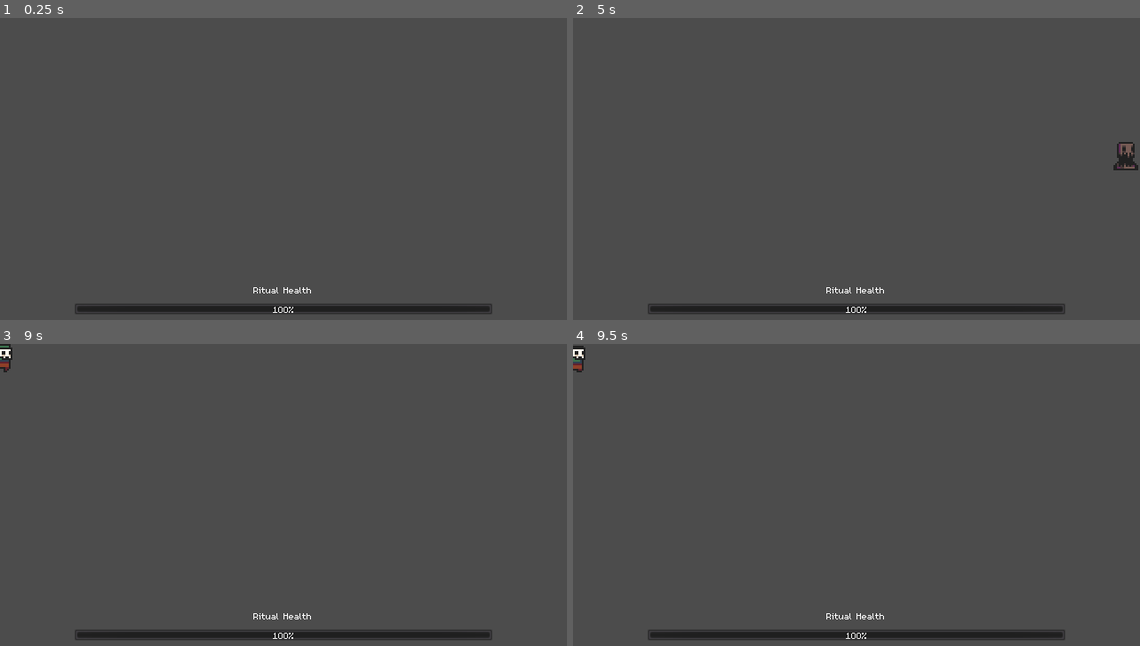
Above: before the commit, frames 1-4 (two rows, left to right).
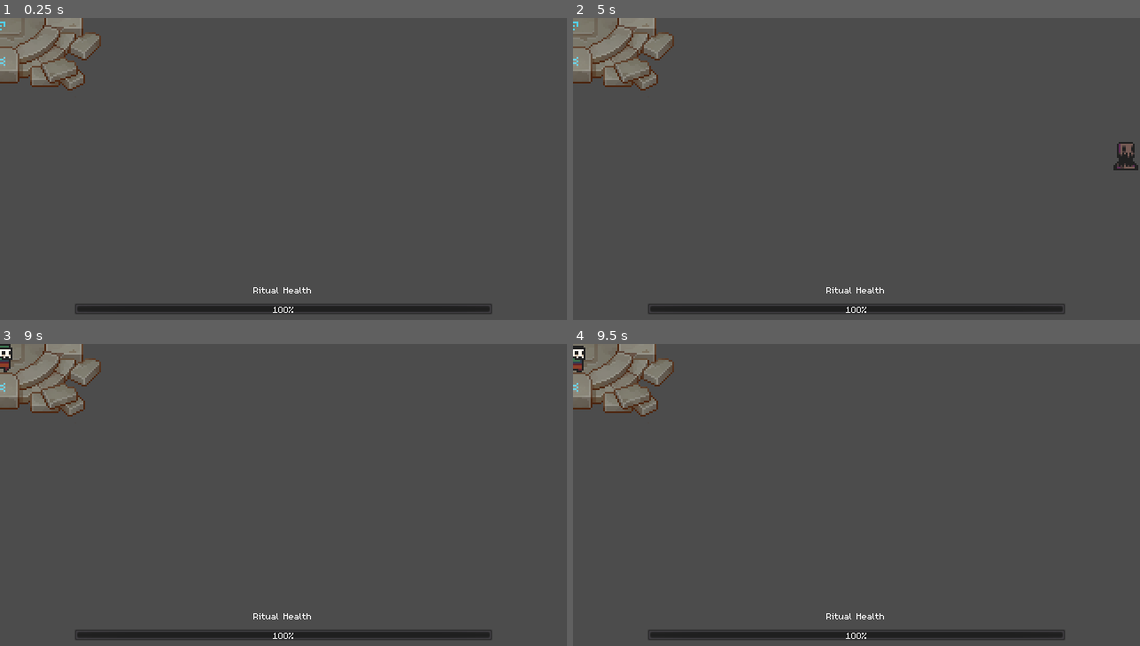
Above: after the commit, the same moments.

Repository: Okayu-Thonk/cut-of-the-tamb
Game: Godot game, scene res://levels/level.tscn
The game is run twice, just before and just after one commit, with the same random seed, the same clock (stepped at 60 frames per second) and the same inputs. This scene is started directly instead of the project's main scene.
Inputs (mouse positions are in pixels of both pictures, inside the frame that each line leads up to):
- Up to frame 1 (0.25 s): no input
- Up to frame 2 (5 s): tap Enter at 0.5, 2, 3.5 s; move the mouse to (981, 162) at 0.52 s; hold D (right) 0.53-1.28 s; tap Space at 1.25, 2.75, 4.25 s; move the mouse to (743, 193) at 1.27 s; hold S (down) 1.28-2.03 s; move the mouse to (913, 108) at 2.02 s; hold D (right) 2.03-2.78 s; move the mouse to (828, 241) at 2.77 s; hold W (up) 2.78-3.53 s; move the mouse to (1026, 226) at 3.52 s; hold A (left) from 3.53 s (still down); move the mouse to (686, 129) at 4.27 s
- Up to frame 3 (9 s): move the mouse to (311, 504) at 5.02 s; release A (left) at 5.03 s; hold S (down) 5.03-5.78 s; move the mouse to (198, 422) at 5.77 s; hold D (right) 5.78-6.53 s; move the mouse to (408, 488) at 6.52 s; hold W (up) 6.53-7.28 s; move the mouse to (170, 519) at 7.27 s; hold D (right) 7.28-8.03 s; move the mouse to (340, 434) at 8.02 s; hold S (down) 8.03-8.78 s; move the mouse to (255, 567) at 8.77 s; hold A (left) from 8.78 s (still down)
- Up to frame 4 (9.5 s): keep holding A (left)

The runs differ from the first frame. In frame 1, 3.1% of the frame differs, in the area x 0-18%, y 0-25%; in frame 2, 3.1%; in frame 3, 2.9%; in frame 4, 2.9%.

Commit message:
enemy attack

Diff:
--- a/entities/enemies/heretic_ranged/heretic_ranged.gd
+++ b/entities/enemies/heretic_ranged/heretic_ranged.gd
@@ -9,6 +9,7 @@
 
 export var acceleration: int = 100
 export var friction: float = 0.7
+export var projectile: PackedScene
 
 onready var animation: AnimationPlayer = $Animation
 onready var sprite: Sprite  = $Sprite
@@ -20,31 +21,33 @@
 var state: int = State.IDLE
 
 
+
 func _ready():
 	var _x = GlobalSignal.connect("ritual_coordinate_sent", self, "_on_coord_received")
 	GlobalSignal.emit_signal("enemy_spawned", enemy_type)
 
 
 func _process(delta: float) -> void:
-	_move(delta)
-	_sprite_handler()
-
+  _move(delta)
+  _sprite_handler()
 
 func _sprite_handler():
   var ritual_direction: Vector2 = get_ritual_direction()
-  if velocity.length() > 10:
-    animation.play("move")
+  if velocity.length() > 20:
+	  animation.play("move")
   else:
-    animation.play("idle")
+	  animation.play("idle")
   _flip_character_sprite(ritual_direction)
 
 
 func _move(delta: float) -> void:
-	if state == State.MOVING:
-		velocity = move_and_slide(velocity)
-		velocity += acceleration * self.global_position.direction_to(ritual_coordinate) * delta * 60
-		velocity = lerp(velocity, Vector2.ZERO, friction)
+  if state == State.MOVING:
+	  velocity = move_and_slide(velocity)
+	  velocity += acceleration * self.global_position.direction_to(ritual_coordinate) * delta * 60
+  if (ritual_coordinate - global_position).length() < randi() % 150:
+	  state = State.ATTACKING
 
+  velocity = lerp(velocity, Vector2.ZERO, friction)
 
 func _on_coord_received(coord: Vector2) -> void:
 	ritual_coordinate = coord
@@ -53,15 +56,25 @@
 
 func _flip_character_sprite(ritual_direction):
   if ritual_direction.x < 0 and sign(sprite.scale.x) != sign(ritual_direction.x):
-    weapon.scale.x *= -1
-    sprite.scale.x *= -1
+	  weapon.scale.x *= -1
+	  sprite.scale.x *= -1
   elif ritual_direction.x > 0 and sign(sprite.scale.x) != sign(ritual_direction.x):
-    weapon.scale.x *= -1
-    sprite.scale.x *= -1
+	  weapon.scale.x *= -1
+	  sprite.scale.x *= -1
   if ritual_direction.x > 0:
-    weapon.position.x = 11
+	  weapon.position.x = 11
   else:
-    weapon.position.x = -11
+	  weapon.position.x = -11
 
 func get_ritual_direction() -> Vector2:
   return (ritual_coordinate - global_position).normalized()
+
+
+func _on_AttackTimer_timeout():
+  if state == State.ATTACKING:
+	  var projectile_instance = projectile.instance()
+	  projectile_instance.ritual_coordinate = ritual_coordinate
+	  projectile_instance.direction = get_ritual_direction()
+	  projectile_instance.origin = global_position
+	  add_child(projectile_instance)
+	  projectile_instance.launch()
--- a/entities/enemies/heretic_ranged/heretic_ranged.tscn
+++ b/entities/enemies/heretic_ranged/heretic_ranged.tscn
@@ -1,8 +1,9 @@
-[gd_scene load_steps=8 format=2]
+[gd_scene load_steps=9 format=2]
 
 [ext_resource path="res://entities/enemies/heretic_ranged/heretic_ranged.png" type="Texture" id=1]
 [ext_resource path="res://entities/enemies/heretic_ranged/heretic_ranged_weapon.png" type="Texture" id=2]
 [ext_resource path="res://entities/enemies/heretic_ranged/heretic_ranged.gd" type="Script" id=3]
+[ext_resource path="res://entities/enemies/heretic_ranged/heretic_ranged_projectile.tscn" type="PackedScene" id=4]
 
 [sub_resource type="RectangleShape2D" id=1]
 extents = Vector2( 4.5, 3 )
@@ -94,6 +95,7 @@
 
 [node name="HereticRanged" type="KinematicBody2D"]
 script = ExtResource( 3 )
+projectile = ExtResource( 4 )
 
 [node name="Sprite" type="Sprite" parent="."]
 texture = ExtResource( 1 )
@@ -114,3 +116,9 @@
 
 [node name="Sprite" type="Sprite" parent="Weapon"]
 texture = ExtResource( 2 )
+
+[node name="AttackTimer" type="Timer" parent="."]
+wait_time = 2.0
+autostart = true
+
+[connection signal="timeout" from="AttackTimer" to="." method="_on_AttackTimer_timeout"]
--- /dev/null
+++ b/entities/enemies/heretic_ranged/heretic_ranged_projectile.gd
@@ -0,0 +1,21 @@
+extends Area2D
+class_name SingleTarget
+
+export var speed: int = 200
+export var damage: int
+export var knockback_strength: float
+onready var sprite: Sprite = $Sprite
+onready var collision: CollisionShape2D = $CollisionShape2D
+var direction = Vector2.ZERO
+
+var ritual_coordinate: Vector2
+var origin: Vector2
+
+
+func _process(delta):
+	global_position += speed * direction * delta
+
+
+func launch():
+	var angle = ((global_position - ritual_coordinate).normalized()).angle()
+	sprite.rotate(angle)
--- /dev/null
+++ b/entities/enemies/heretic_ranged/heretic_ranged_projectile.tscn
@@ -0,0 +1,17 @@
+[gd_scene load_steps=4 format=2]
+
+[ext_resource path="res://entities/enemies/heretic_ranged/heretic_ranged_projectile.png" type="Texture" id=1]
+[ext_resource path="res://entities/enemies/heretic_ranged/heretic_ranged_projectile.gd" type="Script" id=2]
+
+[sub_resource type="CircleShape2D" id=1]
+radius = 4.47214
+
+[node name="Area2D" type="Area2D"]
+script = ExtResource( 2 )
+
+[node name="Sprite" type="Sprite" parent="."]
+texture = ExtResource( 1 )
+
+[node name="CollisionShape2D" type="CollisionShape2D" parent="."]
+position = Vector2( 0, -3 )
+shape = SubResource( 1 )
--- a/levels/level_one/level_one.tscn
+++ b/levels/level_one/level_one.tscn
@@ -151,6 +151,7 @@
 0/z_index = 0
 
 [node name="LevelOne" instance=ExtResource( 1 )]
+stage_time_in_seconds = 10
 
 [node name="CanvasModulate" parent="." index="0"]
 color = Color( 0.541176, 0.572549, 1, 1 )
@@ -161,10 +162,9 @@
 
 [node name="Props" parent="." index="2"]
 tile_set = SubResource( 2 )
-tile_data = PoolIntArray( 0, 0, 0 )
 
 [node name="Ritual" parent="." index="3"]
-position = Vector2( 49, 48 )
+position = Vector2( 162, 97 )
 
 [node name="Character" parent="YSort" index="0" instance=ExtResource( 5 )]
 
@@ -174,6 +174,9 @@
 texture_scale = 1.51
 energy = 0.58
 range_height = -92.4
+
+[node name="Control" parent="Warning" index="0"]
+mouse_filter = 2
 
 [node name="StageTimer" parent="." index="10"]
 autostart = false
--- a/objects/ritual/ritual.gd
+++ b/objects/ritual/ritual.gd
@@ -34,3 +34,7 @@
 func _on_enemy_spawned(type: String):
 	print("enemy spawned" + type)
 	GlobalSignal.emit_signal("ritual_coordinate_sent", self.global_position)
+
+
+func _on_Hurtbox_area_entered(area:Area2D):
+  set_health(health-10)
--- a/objects/ritual/ritual.tscn
+++ b/objects/ritual/ritual.tscn
@@ -1,12 +1,17 @@
-[gd_scene load_steps=3 format=2]
+[gd_scene load_steps=5 format=2]
 
 [ext_resource path="res://assets/theme.tres" type="Theme" id=1]
 [ext_resource path="res://objects/ritual/ritual.gd" type="Script" id=2]
+[ext_resource path="res://objects/ritual/altar.png" type="Texture" id=3]
+
+[sub_resource type="CircleShape2D" id=1]
+radius = 46.2709
 
 [node name="Ritual" type="Node2D"]
 script = ExtResource( 2 )
 
-[node name="altar" type="Sprite" parent="."]
+[node name="Sprite" type="Sprite" parent="."]
+texture = ExtResource( 3 )
 
 [node name="AnimationPlayer" type="AnimationPlayer" parent="."]
 
@@ -42,4 +47,10 @@
 [node name="FaithTimer" type="Timer" parent="."]
 autostart = true
 
+[node name="Hurtbox" type="Area2D" parent="."]
+
+[node name="CollisionShape2D" type="CollisionShape2D" parent="Hurtbox"]
+shape = SubResource( 1 )
+
 [connection signal="timeout" from="FaithTimer" to="." method="_on_FaithTimer_timeout"]
+[connection signal="area_entered" from="Hurtbox" to="." method="_on_Hurtbox_area_entered"]
--- a/project.godot
+++ b/project.godot
@@ -18,10 +18,16 @@
 "class": "HereticRanged",
 "language": "GDScript",
 "path": "res://entities/enemies/heretic_ranged/heretic_ranged.gd"
+}, {
+"base": "Area2D",
+"class": "SingleTarget",
+"language": "GDScript",
+"path": "res://entities/enemies/heretic_ranged/heretic_ranged_projectile.gd"
 } ]
 _global_script_class_icons={
 "Character": "",
-"HereticRanged": ""
+"HereticRanged": "",
+"SingleTarget": ""
 }
 
 [application]
Binary file added: objects/ritual/altar.png
Not shown, added: objects/ritual/altar.png.import
